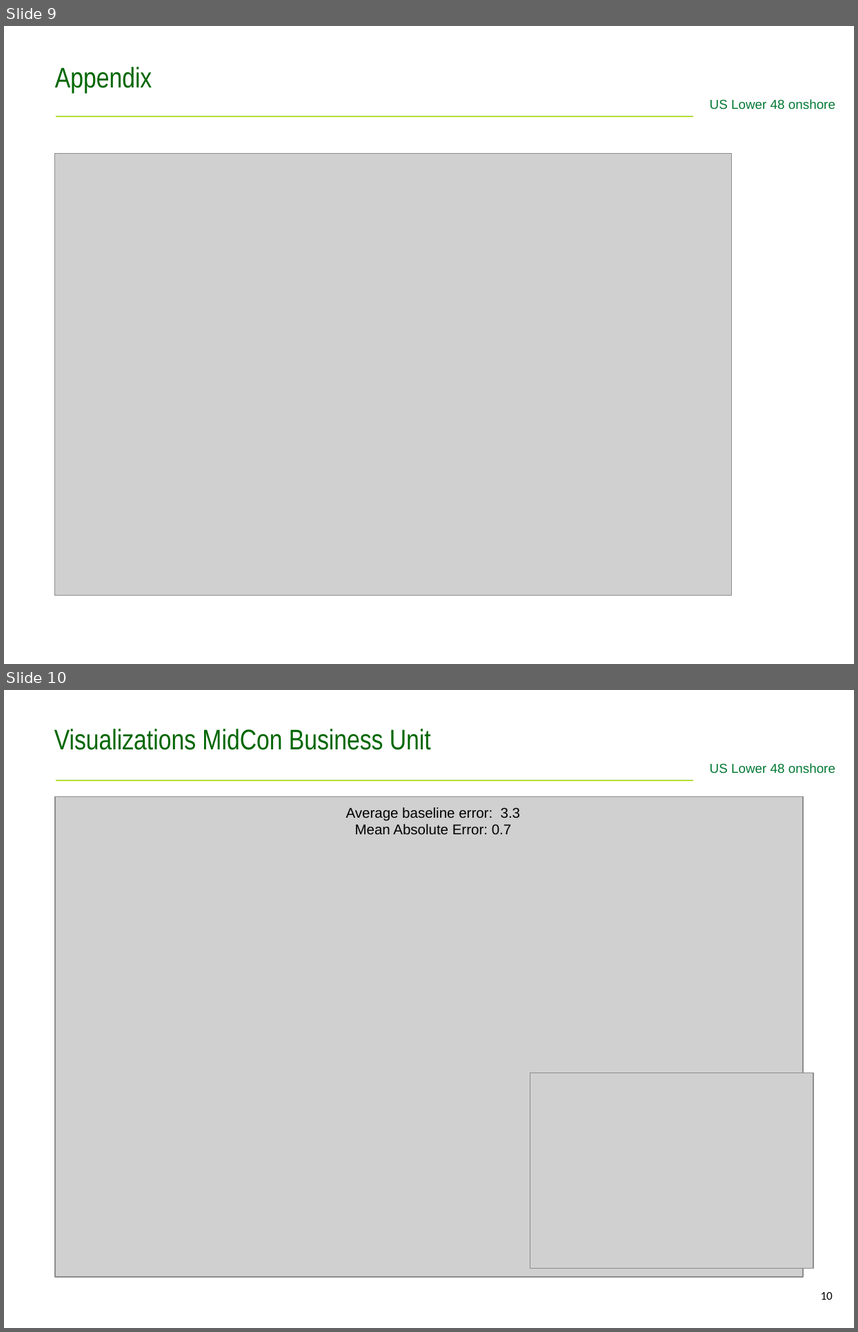
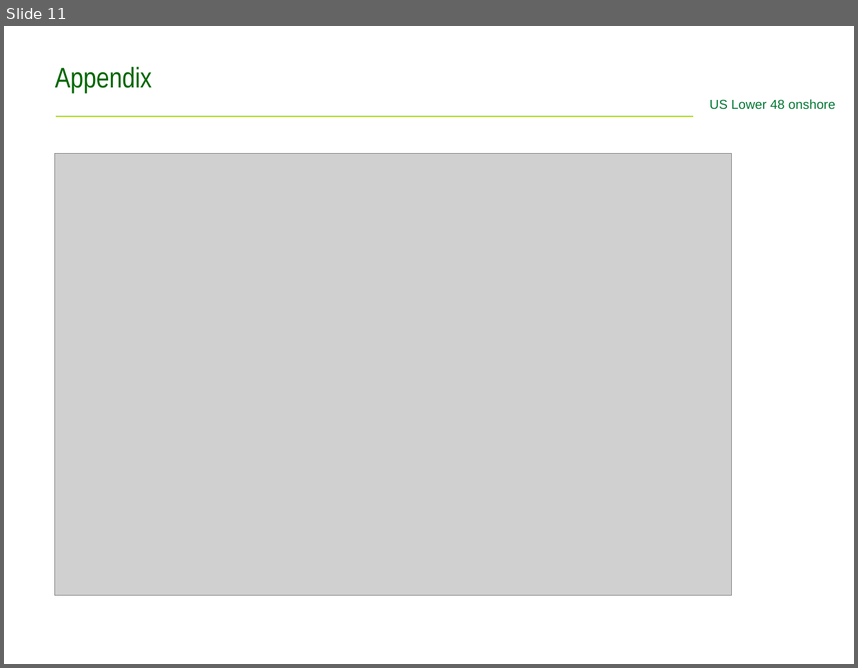
Before and after one commit to treujc/Capstone, a slide deck: Presentation/CapstonePresentation.odp. Shown one above the other, each under a label of ours: slides 9 and 10 before the commit, slide 11 after it. The pictures are 858x1332 and 858x668 pixels, drawn with LibreOffice and Linux fonts; fonts in the diff are those of the drawing; grey boxes stand for pictures; background and template pictures are left out. Boxes give left, top, right and bottom in pixels: in the first picture for what was removed or moved away, otherwise in the second. Text is boxed around its words. In the diff, an @@ line names an element or a change of style, - is before the commit and + after.

```diff
--- a/Presentation/CapstonePresentation.odp
+++ b/Presentation/CapstonePresentation.odp
@@ slide 10 removed at bbox=[4, 690, 854, 1328], background #FFFFFF; not listed: 2 template elements that a slide beside it also shows @@
@@ title removed at bbox=[54, 729, 431, 750] @@
-Visualizations MidCon Business Unit
@@ picture removed at bbox=[55, 796, 803, 1276] @@
@@ text removed at bbox=[346, 807, 520, 834] @@
-Average baseline error: 3.3
-Mean Absolute Error: 0.7
@@ picture removed at bbox=[530, 1072, 813, 1268] @@
@@ page number removed at bbox=[821, 1292, 833, 1299] @@
-10
@@ what was slide 9 is now slide 11 @@
```
Also in this commit, not shown: 2 slides changed, 13 slides added, 7 other slides removed, 24 other files.
